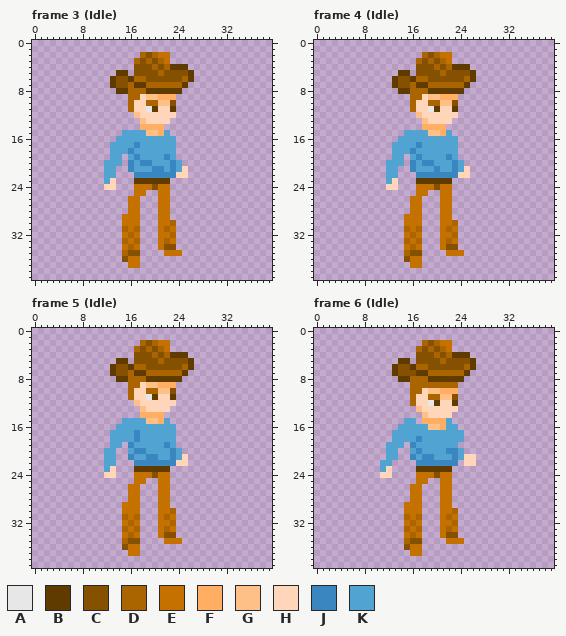
Pixel-art file, stored at Assets/Characters/Test/TemplateAnimationSmallCharacter.ase. Above, as it was before the edit.
40x40 pixels, 187 frames. Shown: frame 3 (Idle), frame 4 (Idle), frame 5 (Idle), frame 6 (Idle). The commit also changed other frames, which this record leaves out.
Visible layers, top first: "Right hand", "Shirt", "Hat", "Head", "Pants", "Left hand", "Right foot", "Left foot", "Effect", "Gun", "Main".
Palette (. is transparent): A #e7e7e7  B #603b00  C #855100  D #aa6500  E #c57100  F #ffae63  G #ffc088  H #ffd6ba  J #3986c1  K #51a4d1
Pixels before, frame 3 (Idle), first column x 12:
 2 ......DCDEE....
 3 .....DCDCDE....
 4 .....CCCDCDBBB.
 5 ..BB.CCCCDCCCCB
 6 .BCCBDDCCCCCCDB
 7 .BCCDBBDDDDDDB.
 8 ..BBDDDBBBBBB..
 9 ....DDHGGFFF...
10 ....DHHDDGGC...
11 ....DHHABHHB...
12 .....GHHHHHH...
13 ......GHHHH....
14 ......FFFF.....
15 ...KKKKGGFK....
16 ..KKKKKKKKKK...
17 .KKKKJKKKKKK...
18 .KKKJKKKKKKK...
19 .KK.KJKKKKJK...
20 KKK.JKJJKKKJK..
21 KK..JKKKJJKJKH.
22 KK...JJJJJJJHH.
23 KH...BBBBBB....
24 HH...EEECEE....
25 .....EE..EE....
26 ....EE...EE....
27 ....EE...EE....
28 ....EE...EE....
29 ...EEE...EE....
30 ...EEE...EED...
31 ...DED...EDE...
32 ...EDE...EED...
33 ...DED...EDE...
34 ...EDE...ECC...
35 ...DCC....EEE..
36 ...CEE.........
37 ....EE.........
Pixels before, frame 4 (Idle), first column x 12:
 2 ......DCDEE....
 3 .....DCDCDE....
 4 .....CCCDCDBBB.
 5 ..BB.CCCCDCCCCB
 6 .BCCBDDCCCCCCDB
 7 .BCCDBBDDDDDDB.
 8 ..BBDDDBBBBBB..
 9 ....DDHGGFFF...
10 ....DHHDDGGC...
11 ....DHHABHHB...
12 .....GHHHHHH...
13 ......GHHHH....
14 ......FFFF.....
15 ...KKKKGGFK....
16 ..KKKKKKKKKK...
17 .KKKKJKKKKKK...
18 .KKKJKKKKKKK...
19 .KK.KJKKKKJK...
20 KKK.JKJJKKKJK..
21 KK..JKKKJKKJKH.
22 KK...JJJJJJJHH.
23 KH...BBBBBB....
24 HH...EEECEE....
25 .....EE..EE....
26 ....EE...EE....
27 ....EE...EE....
28 ....EE...EE....
29 ...EEE...EE....
30 ...EEE...EED...
31 ...DED...EDE...
32 ...EDE...EED...
33 ...DED...EDE...
34 ...EDE...ECC...
35 ...DCC....EEE..
36 ...CEE.........
37 ....EE.........
Pixels before, frame 5 (Idle), first column x 12:
 2 ......DCDEE....
 3 .....DCDCDE....
 4 .....CCCDCDBBB.
 5 ..BB.CCCCDCCCCB
 6 .BCCBDDCCCCCCDB
 7 .BCCDBBDDDDDDB.
 8 ..BBDDDBBBBBB..
 9 ....DDHGGFFF...
10 ....DHHDDGGC...
11 ....DHHABHHB...
12 .....GHHHHHH...
13 ......GHHHH....
14 ......FFFF.....
15 ...KKKKGGFK....
16 ..KKKKKKKKKK...
17 .KKKKJKKKKKK...
18 .KKKKJKKKKKK...
19 .KK.JKKKKKJK...
20 KK..KJJKKKKJK..
21 KK..JKKJJKKJKH.
22 KK...JJJJJJJHH.
23 KH...BBBBBB....
24 HH...EEECEE....
25 .....EE..EE....
26 ....EE...EE....
27 ....EE...EE....
28 ....EE...EE....
29 ...EEE...EE....
30 ...EEE...EED...
31 ...DED...EDE...
32 ...EDE...EED...
33 ...DED...EDE...
34 ...EDE...ECC...
35 ...DCC....EEE..
36 ...CEE.........
37 ....EE.........
Pixels before, frame 6 (Idle), first column x 11:
 2 .......DCDEE....
 3 ......DCDCDE....
 4 ......CCCDCDBBB.
 5 ...BB.CCCCDCCCCB
 6 ..BCCBDDCCCCCCDB
 7 ..BCCCBBDDDDDDB.
 8 ...BBDDDBBBBBB..
 9 .....DDDDDDDD...
10 .....DDHGGFFF...
11 .....DHHDDGGC...
12 .....DHHABHHB...
13 ......GHHHHHH...
14 .......GHHHH....
15 ....KK.FFFFK....
16 ...KKKKKGGFKK...
17 ..KKKKKKKKKKKK..
18 ..KKKKJKKKKKKK..
19 .KKK.JKKKKKKK...
20 .KK..KJKKKKJJK..
21 .KK..JKJJKKKJKHH
22 KK....JJJJJJJ.HH
23 KH....BBBBBB....
24 HH....EEECEE....
25 ......EE..EE....
26 .....EE...EE....
27 .....EE...EE....
28 .....EE...EE....
29 ....EEE...EE....
30 ....EEE...EED...
31 ....DED...EDE...
32 ....EDE...EED...
33 ....DED...EDE...
34 ....EDE...ECC...
35 ....DCC....EEE..
36 ....CEE.........
37 .....EE.........
New version:
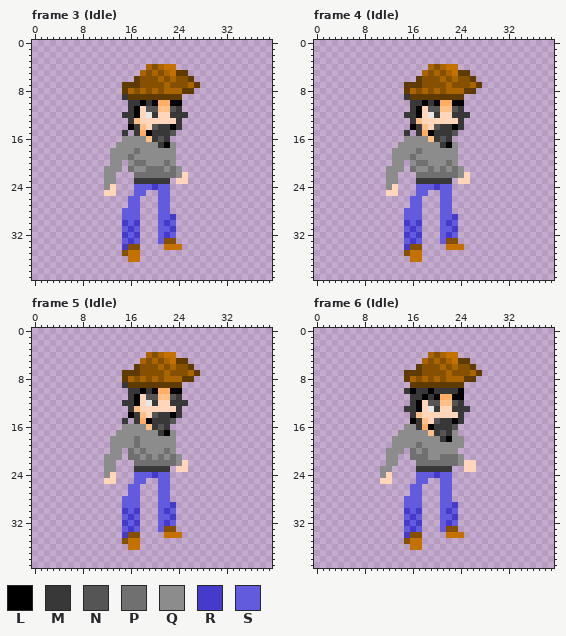
Colours new in this view: L #000000  M #383838  N #555555  P #707070  Q #8c8c8c  R #463aca  S #635bdd
Message: Update multiple character animations
From old to new:
Changed rows in their new state; - is an unchanged pixel.
Frame 3 (Idle), layer "Main":
first column x 12:
 2 ------.....-----
 3 -----......-----
 4 -----..DCDEE..--
 5 --..-.D-DCDEBB.-
 6 -....BC--D-D-C--
 7 -..BB-CCCC-CCCDB
 8 --.--C-CDCDDDBB-
 9 ---MBBBBBBBBB---
10 ----MMLMLFFLL---
11 ----ML-NNGGNM---
12 ---MML-AM--MMM--
13 ----MGH----HM---
14 ----LMGHNMMLM---
15 ---M.MFLMMMN----
16 --.QQQQGMNM.----
17 -.QQQQQQQMLQ----
18 -QQQQPQQQQQQ----
19 -QQQPQQQQQQQ----
20 .QQ-QPPQQQPQ.---
21 QQQ-PQQPPPQPQ.--
22 QQ---PPPPPPPQ---
23 QQ---MMMMMM-HH--
24 Q----SSSRSS-----
25 HH---SS--SS-----
26 ----SS---SS-----
27 ----SS---SS-----
28 ---SSS---SS-----
29 ---SSS---SSR----
30 ---RSR---SRS----
31 ---SRS---SSR----
32 ---RSR---SRS----
33 ---SRS---SCC----
34 ---RCC---.EEE---
35 ---CEE----...---
36 ---.------------
37 ----..----------
Frame 4 (Idle), layer "Main":
first column x 12:
 2 ------.....-----
 3 -----......-----
 4 -----..DCDEE..--
 5 --..-.D-DCDEBB.-
 6 -....BC--D-D-C--
 7 -..BB-CCCC-CCCDB
 8 --.--C-CDCDDDBB-
 9 ---MBBBBBBBBB---
10 ----MMLMLFFLL---
11 ----ML-NNGGNM---
12 ---MML-AM--MMM--
13 ----MGH----HM---
14 ----LMGHNMMLM---
15 ---M.MFLMMMN----
16 --.QQQQGMNM.----
17 -.QQQQQQQMLQ----
18 -QQQQPQQQQQQ----
19 -QQQPQQQQQQQ----
20 .QQ-QPPQQQPQ.---
21 QQQ-PQQPQPQPQ.--
22 QQ---PPPPPPPQ---
23 QQ---MMMMMM-HH--
24 Q----SSSRSS-----
25 HH---SS--SS-----
26 ----SS---SS-----
27 ----SS---SS-----
28 ---SSS---SS-----
29 ---SSS---SSR----
30 ---RSR---SRS----
31 ---SRS---SSR----
32 ---RSR---SRS----
33 ---SRS---SCC----
34 ---RCC---.EEE---
35 ---CEE----...---
36 ---.------------
37 ----..----------
Frame 5 (Idle), layer "Main":
first column x 12:
 2 ------.....-----
 3 -----......-----
 4 -----..DCDEE..--
 5 --..-.D-DCDEBB.-
 6 -....BC--D-D-C--
 7 -..BB-CCCC-CCCDB
 8 --.--C-CDCDDDBB-
 9 ---MBBBBBBBBB---
10 ----MMLMLFFLL---
11 ----ML-NNGGNM---
12 ---MML-AM--MMM--
13 ----MGH----HM---
14 ----LMGHNMMLM---
15 ---M.MFLMMMN----
16 --.QQQQGMNM.----
17 -.QQQQQQQMLQ----
18 -QQQQPQQQQQQ----
19 -QQQQPQQQQQQ----
20 .QQ-PQPQQQPQ.---
21 QQQ-PPQPQPQPQ.--
22 QQ---PPPPPPPQ---
23 QQ---MMMMMM-HH--
24 Q----SSSRSS-----
25 HH---SS--SS-----
26 ----SS---SS-----
27 ----SS---SS-----
28 ---SSS---SS-----
29 ---SSS---SSR----
30 ---RSR---SRS----
31 ---SRS---SSR----
32 ---RSR---SRS----
33 ---SRS---SCC----
34 ---RCC---.EEE---
35 ---CEE----...---
36 ---.------------
37 ----..----------
Frame 6 (Idle), layer "Main":
first column x 11:
 2 -------.....-----
 3 ------......-----
 4 ------..DCDEE..--
 5 ---..-.D-DCDEBB.-
 6 --....BC--D-D-C--
 7 --..BB-CCCC-CCCDB
 8 ---.--C-CDCDDDBB-
 9 -----BBBBBBBBB---
10 ----MLMMLMMMML---
11 -----MMLMLFFLL---
12 -----ML-NNGGNM---
13 ----MML-AM--MMM--
14 -----MGH----HM---
15 ----.LMGHNMMLM---
16 ---.QQMFLMMMN----
17 --.QQQQQGMNMQ.---
18 --QQQQQQQQMLQQ---
19 -.QQQQPQQQQQQQ---
20 -QQQ-PQPQQQQQ.---
21 -QQ--PPPQQPPPQ..-
22 .QQ---PPPPPPPQ---
23 QQ----MMMMMM--HH-
24 Q-----SSSRSS-----
25 HH----SS--SS-----
26 -----SS---SS-----
27 -----SS---SS-----
28 ----SSS---SS-----
29 ----SSS---SSR----
30 ----RSR---SRS----
31 ----SRS---SSR----
32 ----RSR---SRS----
33 ----SRS---SCC----
34 ----RCC---.EEE---
35 ----CEE----...---
36 ----.------------
37 -----..----------
Where, in picture pixels (left, top, right, bottom), the same in both pictures:
changed: (104, 52, 200, 268)
changed: (386, 52, 482, 268)
changed: (104, 340, 200, 556)
changed: (380, 340, 482, 556)
